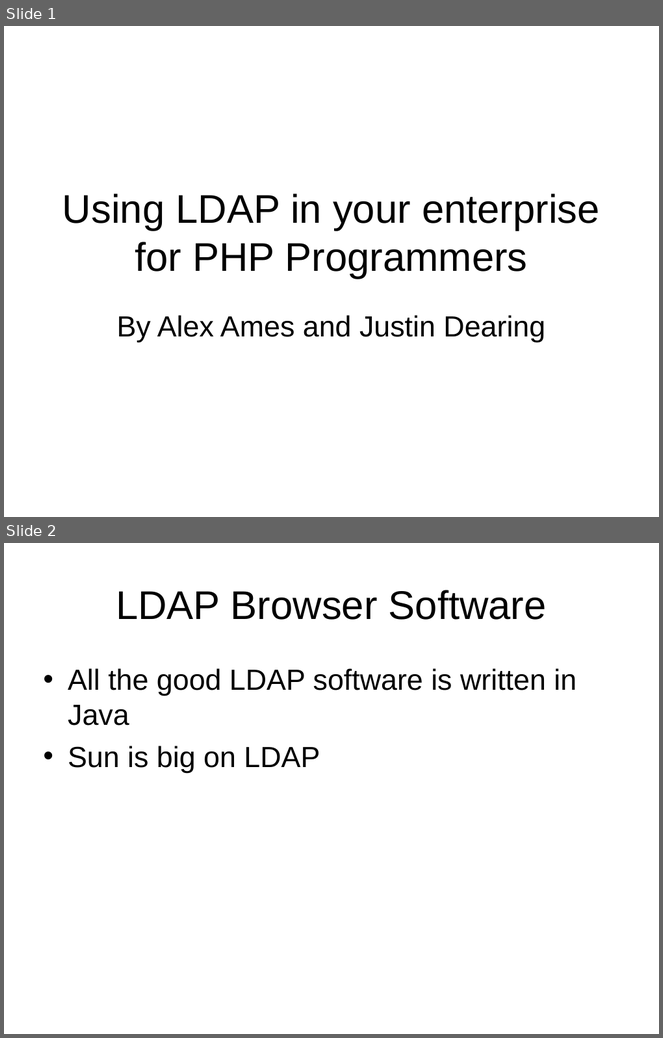
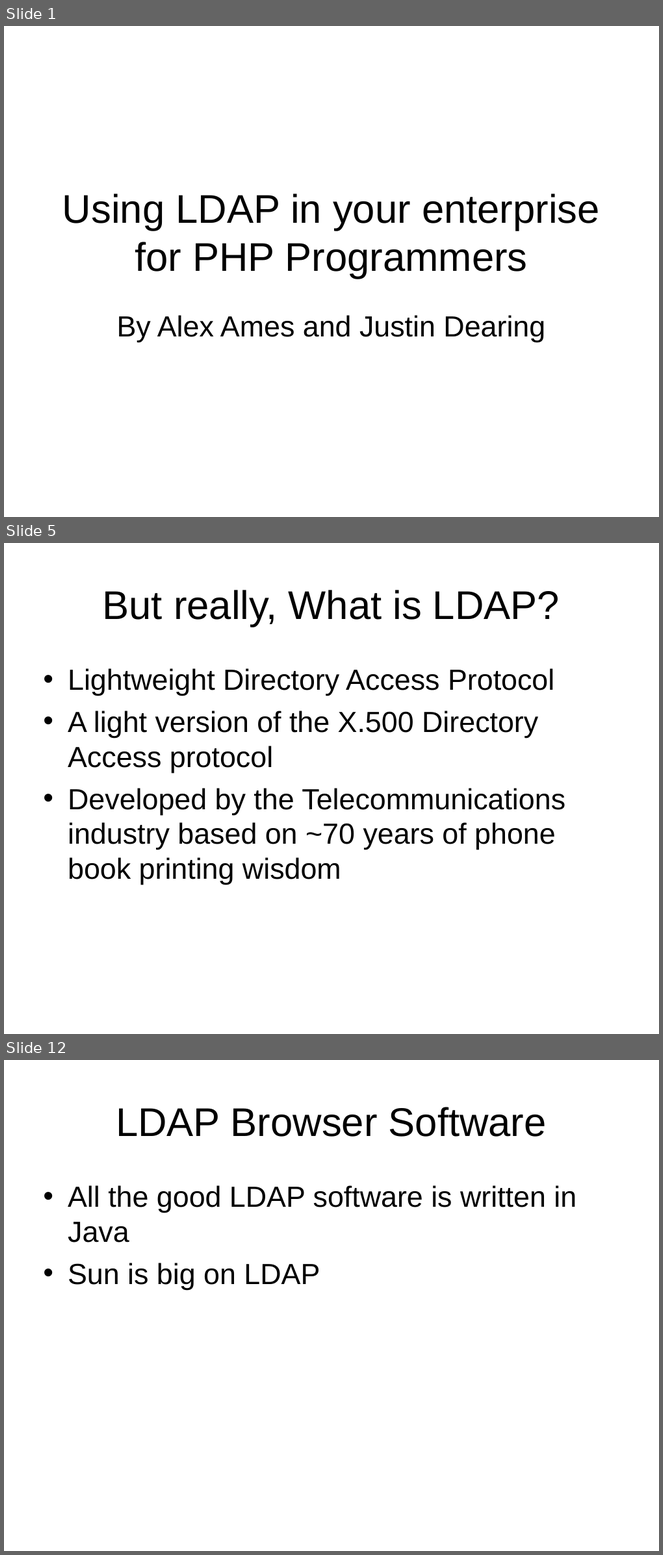
Before and after one commit to LIPHP/LDAP-Talk, a slide deck: Docs/LIPHP-Using LDAP with PHP.ppt. Shown one above the other, each under a label of ours: slides 1 and 2 before the commit, slides 1, 5 and 12 after it; the slides between them are not shown. The pictures are 663x1038 and 663x1555 pixels, drawn with LibreOffice and Linux fonts; fonts in the diff are those of the drawing. Boxes give left, top, right and bottom in pixels: in the first picture for what was removed or moved away, otherwise in the second. Text is boxed around its words. In the diff, an @@ line names an element or a change of style, - is before the commit and + after.

```diff
--- a/Docs/LIPHP-Using LDAP with PHP.ppt
+++ b/Docs/LIPHP-Using LDAP with PHP.ppt
@@ slide 5 added at (4, 543, 659, 1034), background #FFFFFF @@
@@ title added at (103, 590, 560, 627), 44 pt, text #000000 @@
+But really, What is LDAP?
@@ text added at (68, 668, 566, 885), 32 pt, text #000000 @@
+• Lightweight Directory Access Protocol
+• A light version of the X.500 Directory Access protocol
+• Developed by the Telecommunications industry based on ~70 years of phone book printing wisdom
@@ what was slide 2 is now slide 12 @@
```
Also in this commit, not shown: 11 other slides added.
